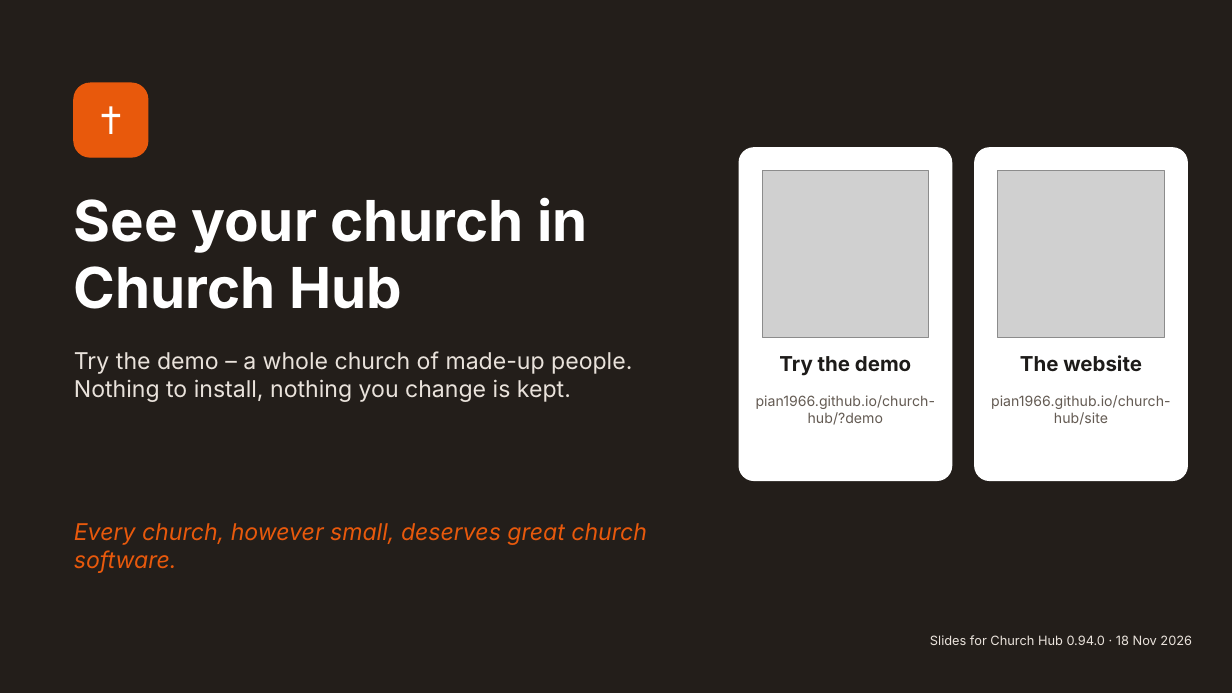
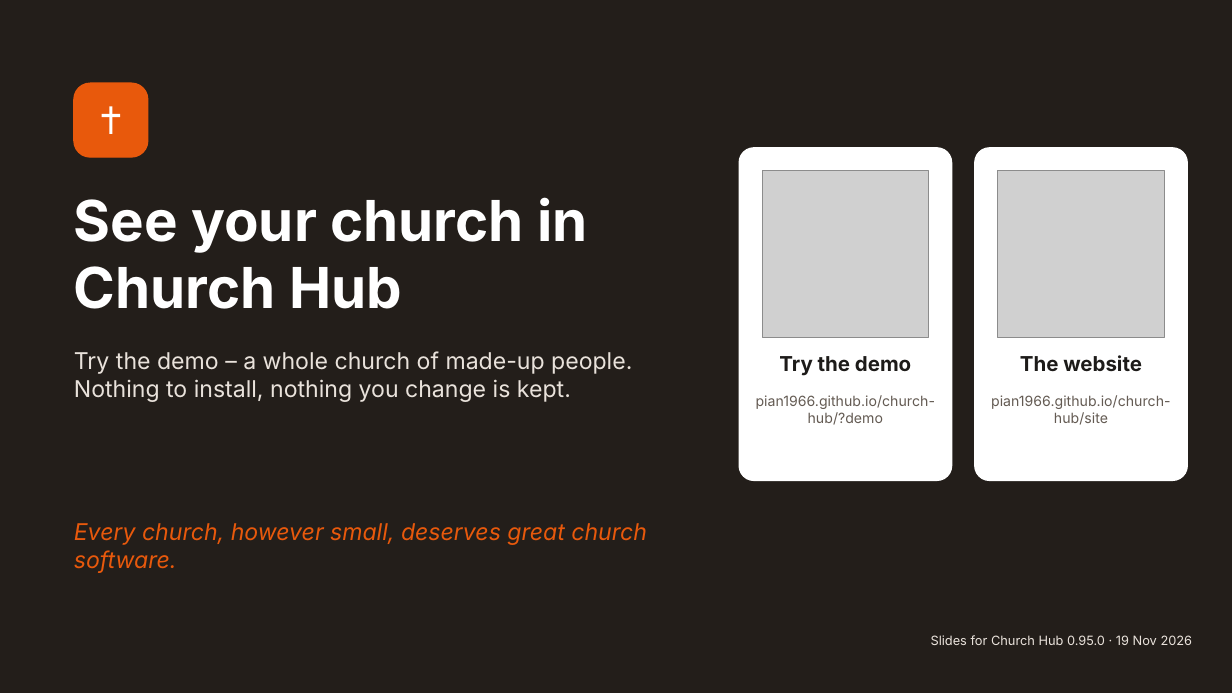
Before and after one commit to pian1966/church-hub, a slide deck: slide 17 of docs/presentation/church-hub-presentation.pptx. Drawn at 1232x693 pixels with LibreOffice and Linux fonts; fonts in the diff are those of the drawing; grey boxes stand for pictures. Boxes give left, top, right and bottom in pixels: in the first picture for what was removed or moved away, otherwise in the second. Text is boxed around its words. In the diff, an @@ line names an element or a change of style, - is before the commit and + after.

```diff
--- a/docs/presentation/church-hub-presentation.pptx
+++ b/docs/presentation/church-hub-presentation.pptx
@@ text at (x1=931, y1=635, x2=1193, y2=645): text changed @@
-Slides for Church Hub 0.94.0 · 18 Nov 2026
+Slides for Church Hub 0.95.0 · 19 Nov 2026
```
Also in this commit, not shown: 16 other slides changed, 20 other files.
